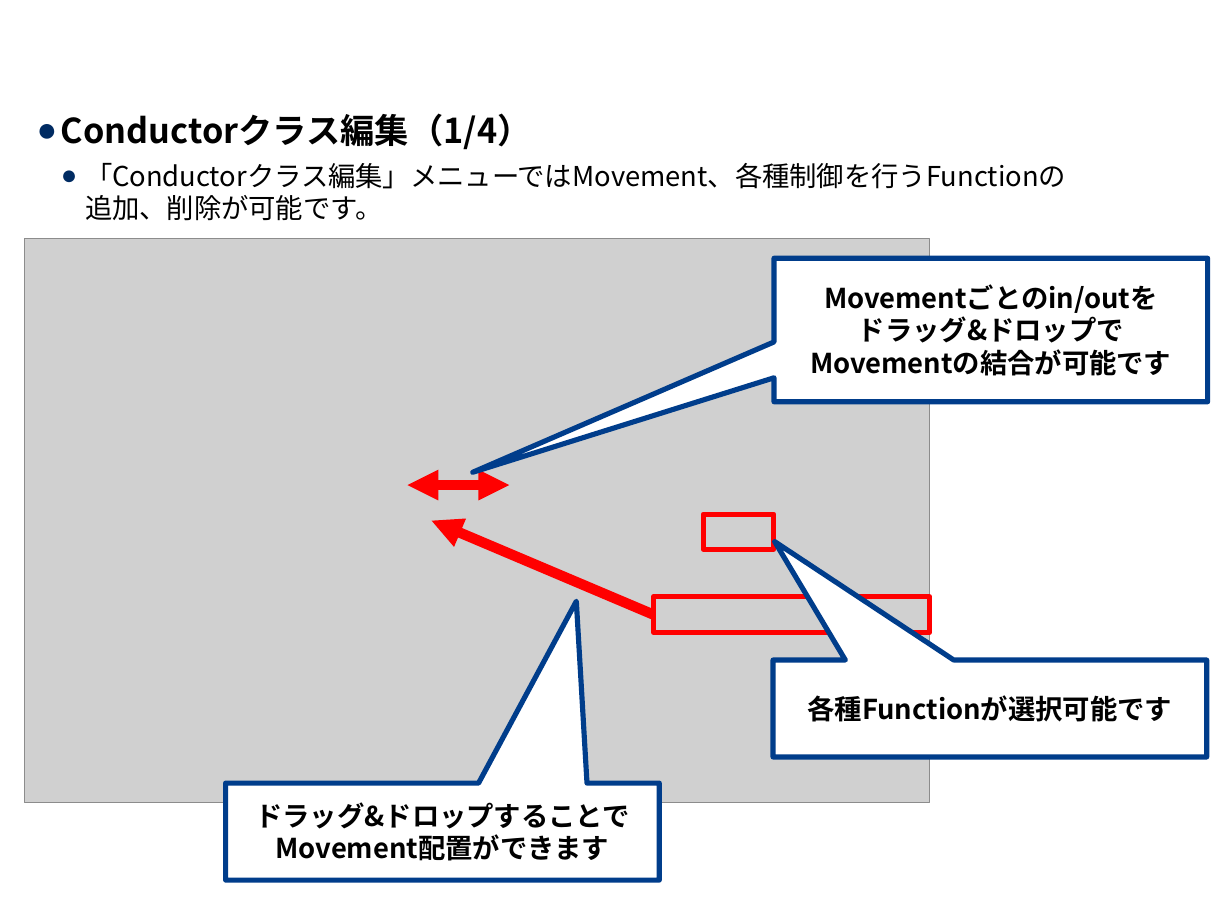
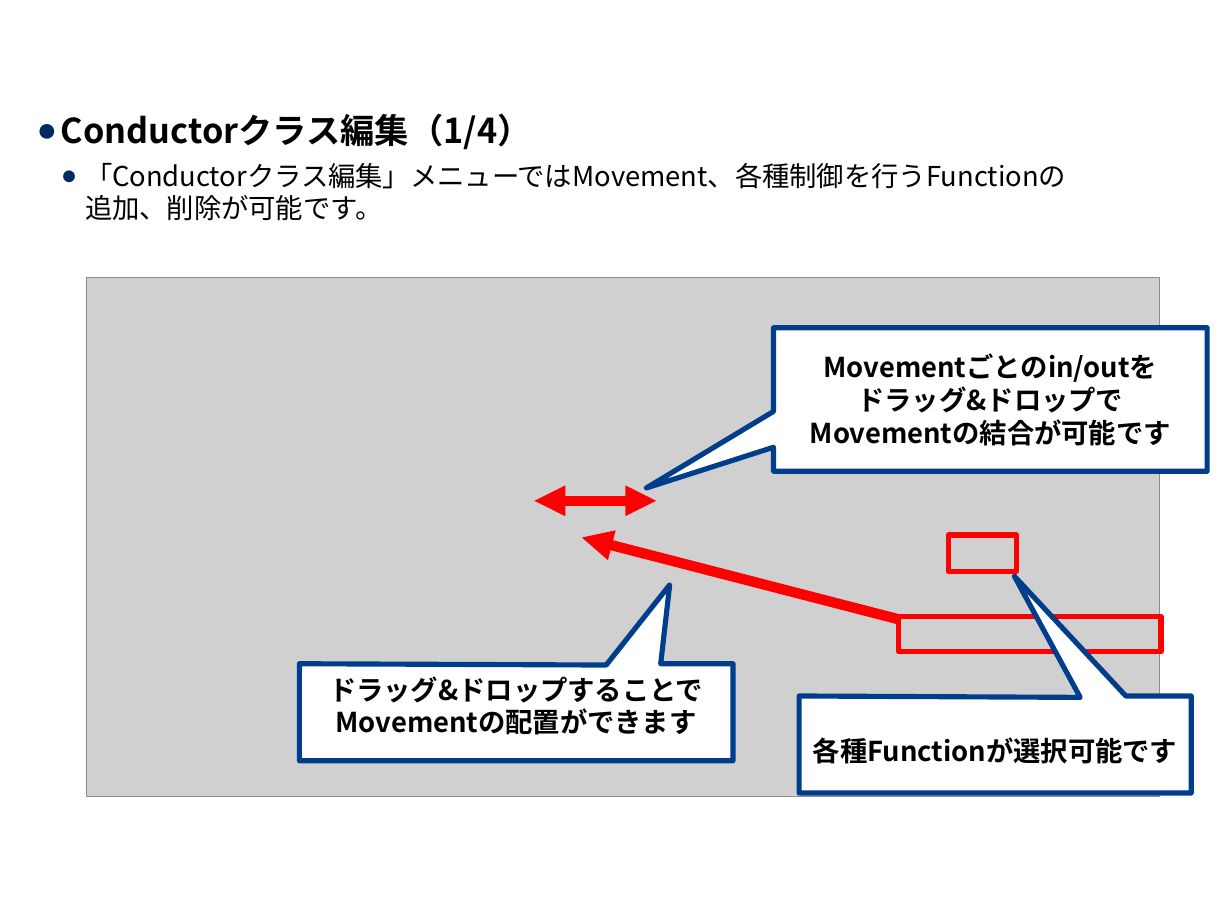
Before and after one commit to exastro-suite/it-automation-docs, a slide deck: slide 9 of asset/Learn_ja/ITA-Conductor_ja.pptx. Drawn at 1232x924 pixels with LibreOffice and Linux fonts; fonts in the diff are those of the drawing; grey boxes stand for pictures; background and template pictures are left out. Boxes give left, top, right and bottom in pixels: in the first picture for what was removed or moved away, otherwise in the second. Text is boxed around its words. In the diff, an @@ line names an element or a change of style, - is before the commit and + after.

```diff
--- a/asset/Learn_ja/ITA-Conductor_ja.pptx
+++ b/asset/Learn_ja/ITA-Conductor_ja.pptx
@@ picture: place and size @@
-picture at (25,239,930,803)
+picture at (86,278,1159,797)
@@ speech box "Movementごとのin/outを ドラッグ&ドロップで Movementの結合が可能です": place and size @@
-speech box "Movementごとのin/outを ドラッグ&ドロップで Movementの結合が可能です" at (774,259,1207,403)
+speech box "Movementごとのin/outを ドラッグ&ドロップで Movementの結合が可能です" at (774,328,1207,472)
@@ speech box "Movementごとのin/outを ドラッグ&ドロップで Movementの結合が可能です" at (774,328,1207,472): proportions changed @@
@@ arrow removed from (485, 485) to (408, 485) @@
@@ arrow moved from (461, 485) - (509, 485) to (535, 501) - (657, 501) @@
@@ arrow (535, 501) - (657, 501): arrow to double arrow @@
@@ arrow moved from (653, 615) - (431, 521) to (898, 618) - (582, 537) @@
@@ rectangle: place and size @@
-rectangle at (703,514,774,548)
+rectangle at (949,535,1016,572)
@@ freeform shape added at (299,585,733,761), fill #FFFFFF, outline #003D8B 3 pt, 16 pt, text #000000, bold @@
+ドラッグ&ドロップすることで
+Movementの配置ができます
@@ freeform shape added at (800,577,1191,793), fill #FFFFFF, outline #003D8B 3 pt, 16 pt, text #000000, bold @@
+各種Functionが選択可能です
@@ rectangle: place and size @@
-rectangle at (653,598,929,633)
+rectangle at (899,616,1162,652)
@@ speech box removed at (774,660,1207,758) @@
-各種Functionが選択可能です
@@ speech box removed at (225,784,659,881) @@
-ドラッグ&ドロップすることで
-Movement配置ができます
```
Also in this commit, not shown: 12 other slides changed, 1 slide added, 1 other file.
